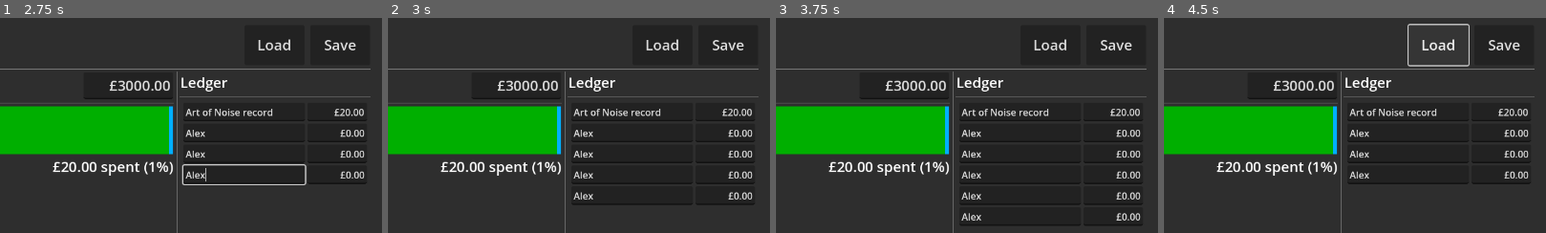
Above: before the commit, frames 1-4 (left to right).
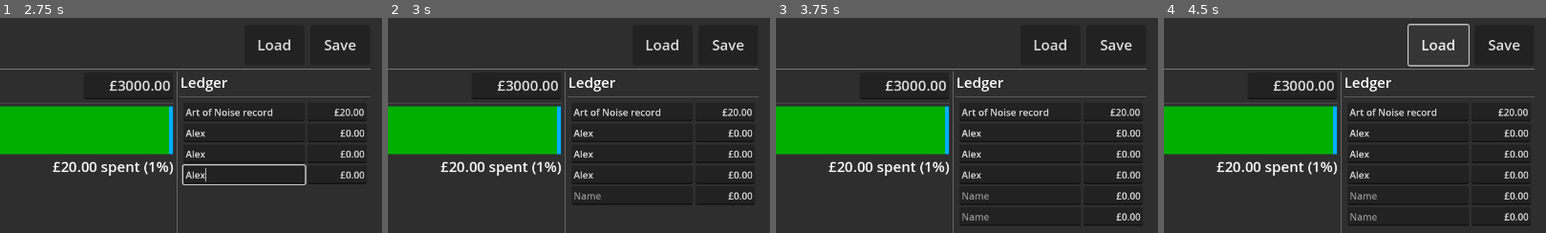
Above: after the commit, the same moments.

Repository: phrasmotica/budget-visualiser
Game: Godot game, scene res://app.tscn
Same seed, same stepped clock (60 frames per second), same inputs: the game is played once before the commit and once after it.
Inputs (mouse positions are % of the whole screen's width and height, from its top left):
- Up to frame 1 (2.75 s): click (82, 28) at 0.52 s; type "Alex" at 0.6 s; click (82, 33) at 0.75 s; type "Alex" at 0.83 s; click "New transaction" at 1.25 s; click (82, 38) at 2.02 s; type "Alex" at 2.1 s
- Up to frame 2 (3 s): click "New transaction" at 2.75 s
- Up to frame 3 (3.75 s): click "New transaction" at 3.5 s
- Up to frame 4 (4.5 s): click "Load" at 4.25 s
The pictures show only the part of the screen within x 50-100%, y 1-51%; the shares and areas given below are measured in that part.

Frame 1 is identical in both runs. In frame 2, 0.2% of the frame differs, in the area x 48-56%, y 80-85%; in frame 3, 0.3%; in frame 4, 0.9%, in the area x 48-96%, y 80-97%.

Commit message:
Remove placeholder transaction from TransactionInput scene

Diff:
--- a/scenes/transaction_input.tscn
+++ b/scenes/transaction_input.tscn
@@ -1,21 +1,13 @@
-[gd_scene load_steps=5 format=3 uid="uid://bnf28374hirph"]
+[gd_scene load_steps=3 format=3 uid="uid://bnf28374hirph"]
 
 [ext_resource type="Script" path="res://scripts/transaction_input.gd" id="1_cqf2e"]
 [ext_resource type="PackedScene" uid="uid://bw2trii56cowr" path="res://scenes/money_edit.tscn" id="2_ar8de"]
-[ext_resource type="Script" path="res://scripts/transaction.gd" id="2_djjhi"]
-
-[sub_resource type="Resource" id="Resource_56w1f"]
-script = ExtResource("2_djjhi")
-id = 3717593088
-name = ""
-amount = 0.0
 
 [node name="TransactionInput" type="HBoxContainer"]
 custom_minimum_size = Vector2(300, 0)
 offset_right = 300.0
 offset_bottom = 31.0
 script = ExtResource("1_cqf2e")
-transaction = SubResource("Resource_56w1f")
 
 [node name="NameEdit" type="LineEdit" parent="."]
 unique_name_in_owner = true
Not shown: 2 places in scenes/ledger_panel.tscn that only renumber resources
